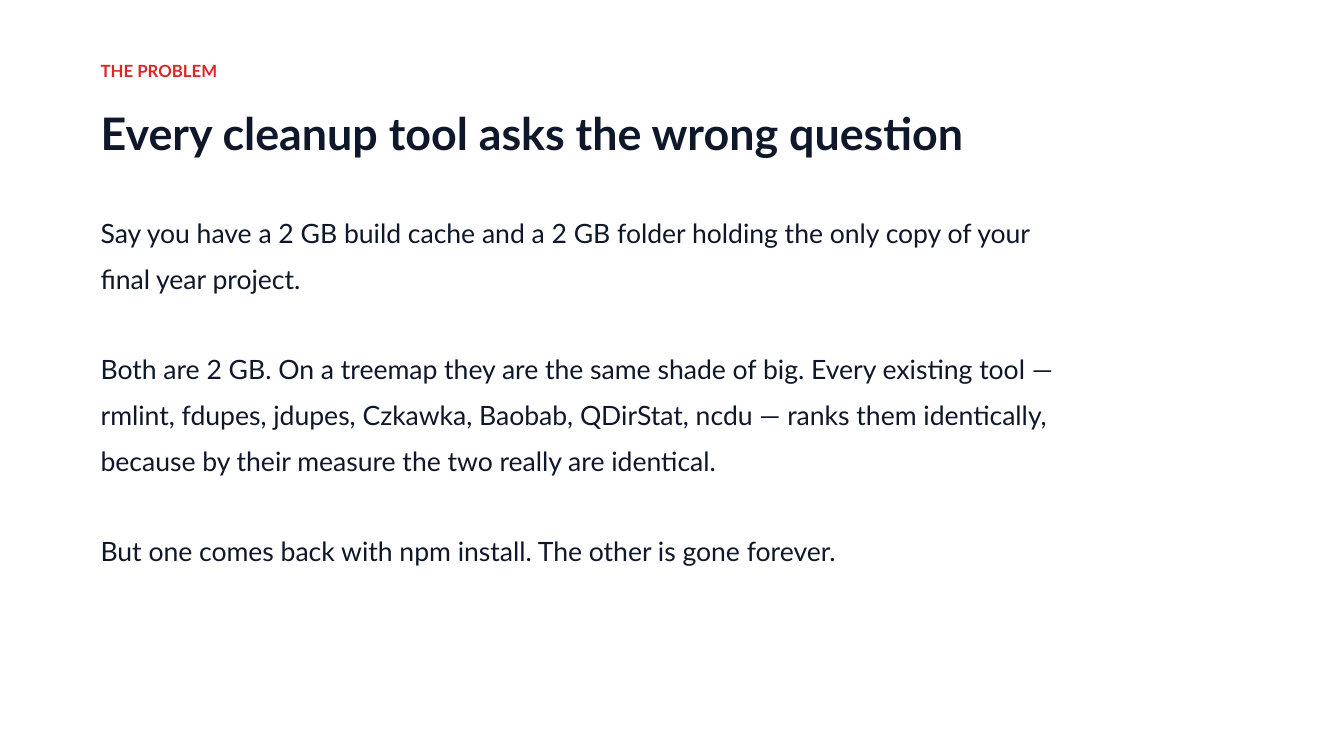
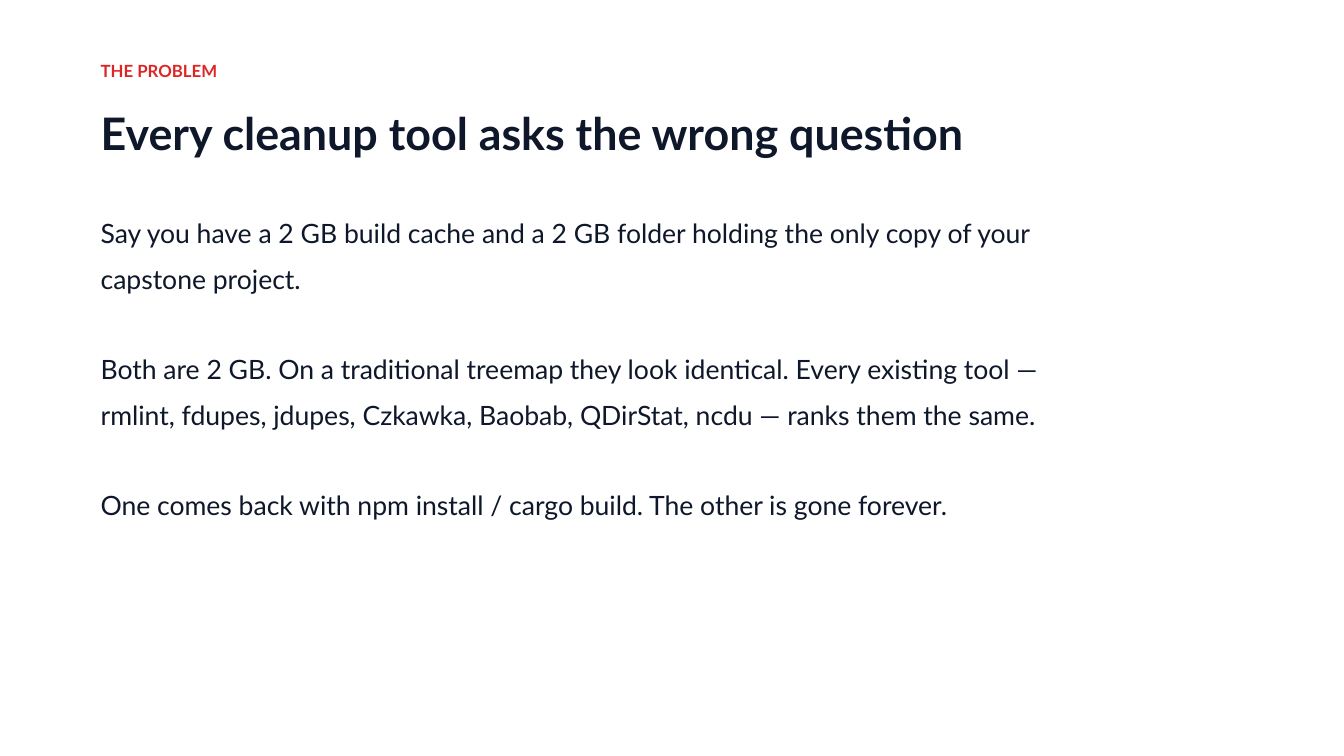
Before and after one commit to basithladdu/sanchay, a slide deck: slide 2 of docs/SANCHAY.pptx. Drawn at 1344x756 pixels with LibreOffice and Linux fonts; fonts in the diff are those of the drawing. Boxes give left, top, right and bottom in pixels: in the first picture for what was removed or moved away, otherwise in the second. Text is boxed around its words. In the diff, an @@ line names an element or a change of style, - is before the commit and + after.

```diff
--- a/docs/SANCHAY.pptx
+++ b/docs/SANCHAY.pptx
@@ text at (101, 269, 1036, 520): text changed @@
-final year project.
-Both are 2 GB. On a treemap they are the same shade of big. Every existing tool —
-rmlint, fdupes, jdupes, Czkawka, Baobab, QDirStat, ncdu — ranks them identically,
-because by their measure the two really are identical.
-But one comes back with npm install. The other is gone forever.
+capstone project.
+Both are 2 GB. On a traditional treemap they look identical. Every existing tool —
+rmlint, fdupes, jdupes, Czkawka, Baobab, QDirStat, ncdu — ranks them the same.
+One comes back with npm install / cargo build. The other is gone forever.
```
Also in this commit, not shown: 5 other slides changed.
